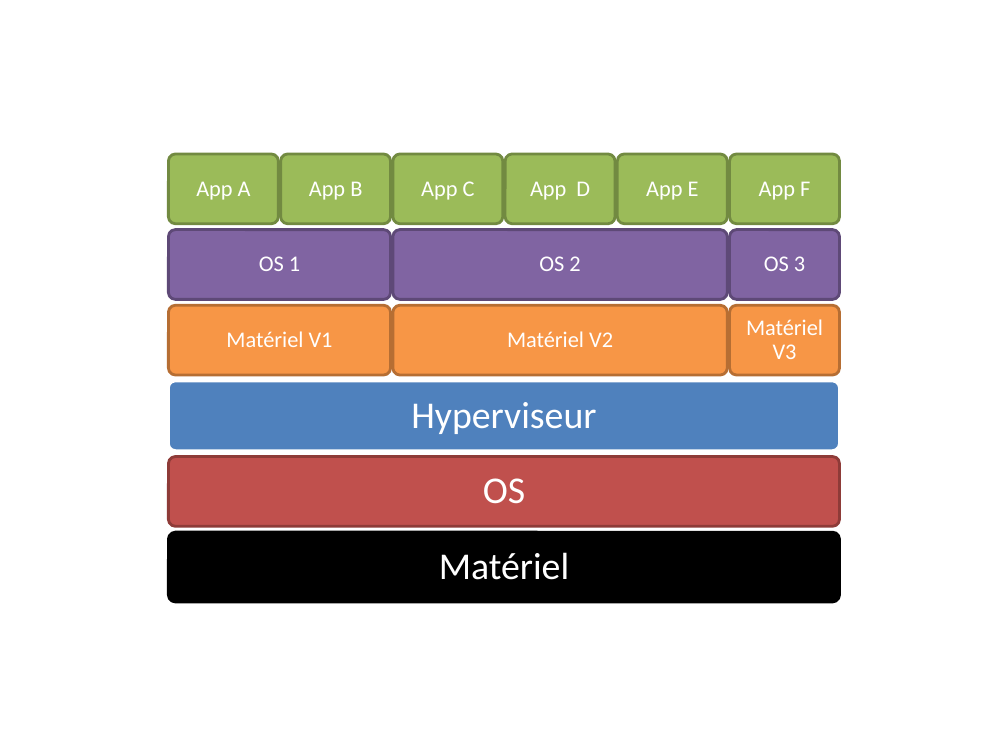
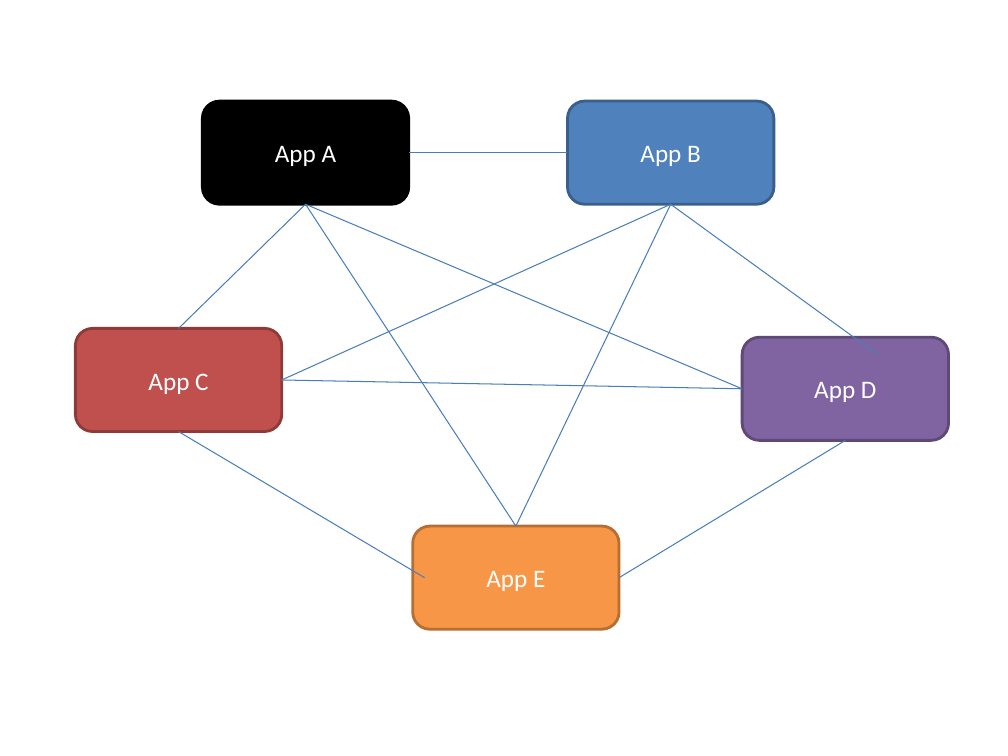
Before and after one commit to dduportal/dduportal.github.io, a slide deck: slide 18 of cours/ensg-asi-2014/src/raws/img_gen.pptx (slide 13 before the commit). Drawn at 1008x756 pixels with LibreOffice and Linux fonts; fonts in the diff are those of the drawing. Boxes give left, top, right and bottom in pixels: in the first picture for what was removed or moved away, otherwise in the second. Text is boxed around its words. In the diff, an @@ line names an element or a change of style, - is before the commit and + after.

```diff
--- a/cours/ensg-asi-2014/src/raws/img_gen.pptx
+++ b/cours/ensg-asi-2014/src/raws/img_gen.pptx
@@ rounded rectangle "App A": place and size @@
-rounded rectangle "App A" at [196, 181, 251, 200]
+rounded rectangle "App A" at [203, 101, 409, 204]
@@ rounded rectangle "App A" at [203, 101, 409, 204]: size 16 to 18 pt; line spacing 0.9 to 1; less space between paragraphs; fill none to #000000; outline none to #000000 2 pt @@
@@ rounded rectangle "App B": place and size @@
-rounded rectangle "App B" at [309, 181, 362, 200]
+rounded rectangle "App B" at [568, 101, 774, 204]
@@ rounded rectangle "App B" at [568, 101, 774, 204]: size 16 to 18 pt; line spacing 0.9 to 1; less space between paragraphs; fill none to #4F81BD; outline none to #3A5F8C 2 pt @@
@@ line added from (409, 152) to (568, 152), #4B7EBC 0.75 pt @@
@@ line added from (305, 205) to (178, 329), #4B7EBC 0.75 pt @@
@@ line added from (670, 205) to (282, 380), #4B7EBC 0.75 pt @@
@@ line added from (305, 205) to (516, 526), #4B7EBC 0.75 pt @@
@@ line added from (305, 205) to (742, 389), #4B7EBC 0.75 pt @@
@@ line added from (670, 205) to (516, 526), #4B7EBC 0.75 pt @@
@@ line added from (670, 205) to (877, 354), #4B7EBC 0.75 pt @@
@@ group removed at [168, 154, 840, 602]: 15 rounded rectangles, 10 texts @@
-Matériel
-OS
-Hyperviseur
-Matériel V1
-OS 1
-Matériel V2
-OS 2
-Matériel V3
-OS 3
-App F
@@ rounded rectangle "App C": place and size @@
-rounded rectangle "App C" at [421, 181, 475, 200]
+rounded rectangle "App C" at [76, 329, 282, 431]
@@ rounded rectangle "App C" at [76, 329, 282, 431]: size 16 to 18 pt; line spacing 0.9 to 1; less space between paragraphs; fill none to #C0504D; outline none to #8E3B39 2 pt @@
@@ rounded rectangle "App D": place and size @@
-rounded rectangle "App D" at [530, 181, 590, 200]
+rounded rectangle "App D" at [742, 338, 949, 440]
@@ rounded rectangle "App D" at [742, 338, 949, 440]: size 16 to 18 pt; line spacing 0.9 to 1; less space between paragraphs; fill none to #8064A2; outline none to #5F4A78 2 pt @@
@@ line added from (282, 380) to (742, 389), #4B7EBC 0.75 pt @@
@@ line added from (178, 431) to (424, 578), #4B7EBC 0.75 pt @@
@@ line added from (619, 578) to (846, 440), #4B7EBC 0.75 pt @@
@@ rounded rectangle "App E": place and size @@
-rounded rectangle "App E" at [646, 181, 699, 200]
+rounded rectangle "App E" at [412, 526, 619, 629]
@@ rounded rectangle "App E" at [412, 526, 619, 629]: size 16 to 18 pt; line spacing 0.9 to 1; less space between paragraphs; fill none to #F79646; outline none to #B76F34 2 pt @@
```
Also in this commit, not shown: 4 slides added, 1 slide removed, 5 other files.
